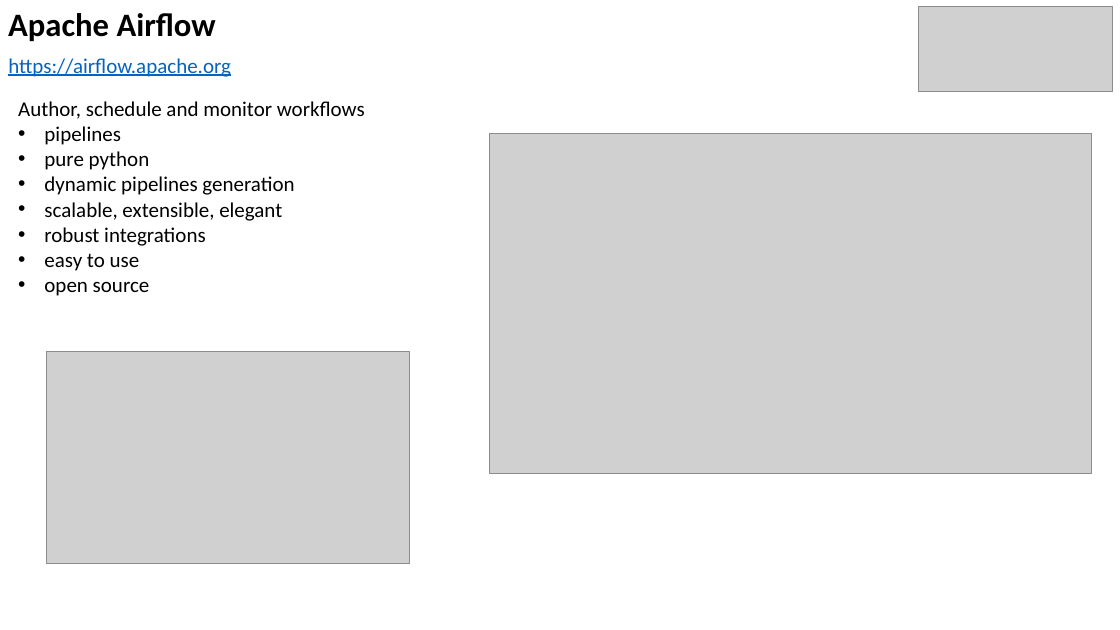
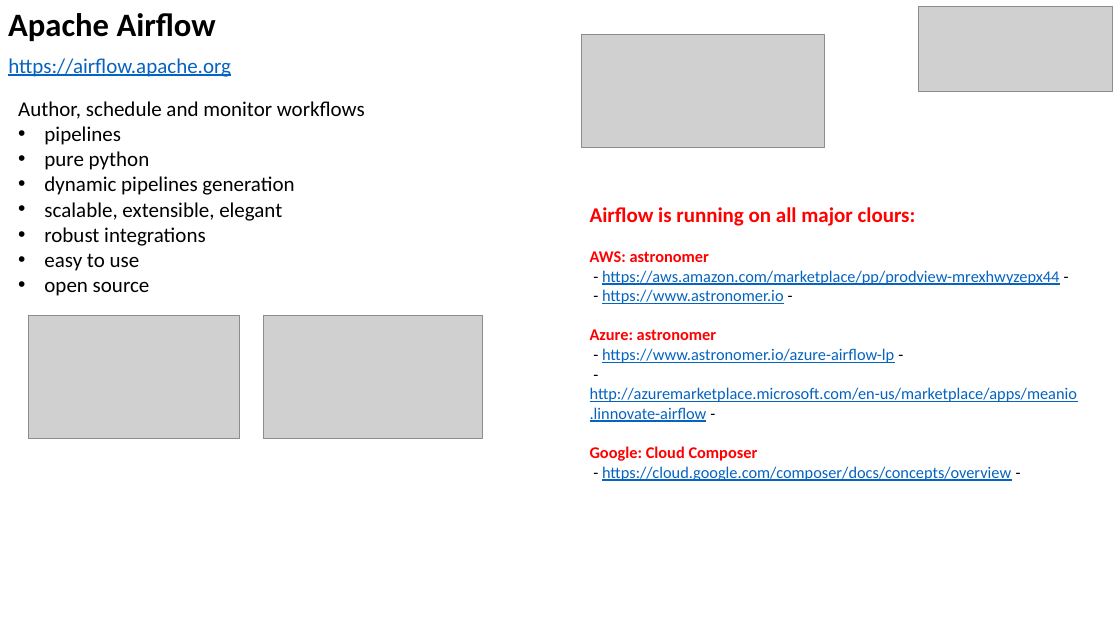
Before and after one commit to lselector/data_architect, a slide deck: slide 17 of DA_13_miscellaneous.pptx. Drawn at 1120x630 pixels with LibreOffice and Linux fonts; fonts in the diff are those of the drawing; grey boxes stand for pictures. Boxes give left, top, right and bottom in pixels: in the first picture for what was removed or moved away, otherwise in the second. Text is boxed around its words. In the diff, an @@ line names an element or a change of style, - is before the commit and + after.

```diff
--- a/DA_13_miscellaneous.pptx
+++ b/DA_13_miscellaneous.pptx
@@ picture added at (581,34,825,147) @@
@@ picture removed at (490,134,1092,473) @@
@@ text added at (590,207,1077,481), 14 pt, text #0563C1, underline @@
+Airflow is running on all major clours:
+AWS: astronomer
+- https://aws.amazon.com/marketplace/pp/prodview-mrexhwyzepx44 -
+- https://www.astronomer.io -
+Azure: astronomer
+- https://www.astronomer.io/azure-airflow-lp -
+- http://azuremarketplace.microsoft.com/en-us/marketplace/apps/meanio.linnovate-airflow -
+Google: Cloud Composer
+- https://cloud.google.com/composer/docs/concepts/overview -
@@ picture added at (29,315,239,439) @@
@@ picture added at (264,315,483,439) @@
@@ picture removed at (47,351,410,564) @@
```
